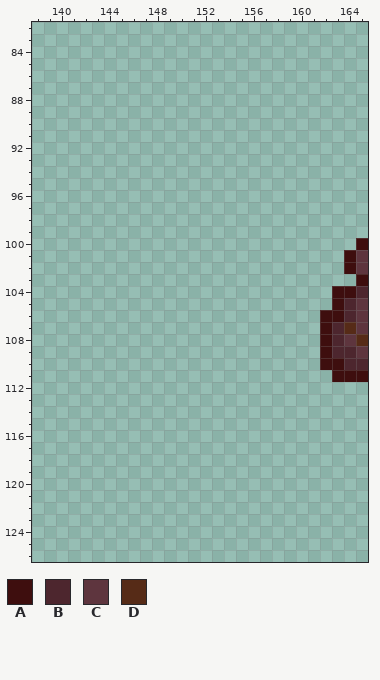
Pixel-art file -- Assets/Sprites/Tileset/furniture_1.aseprite. That is the earlier state.
500x500 pixels, 1 frame. Colours within 5 levels of each other are drawn and written as one. Shown: x 138..165, y 82..126. The old version is drawn lined up with the new one.
Palette (. is transparent): A #3e0e0e  B #4d262e  C #5e353e  D #562b17
Pixels before, first column x 162:
100 ...A
101 ..AC
102 ..AC
103 ...A
104 .AAB
105 .ABC
106 AABC
107 ABDC
108 ABCD
109 ABBC
110 AABB
111 .AAA
New version:
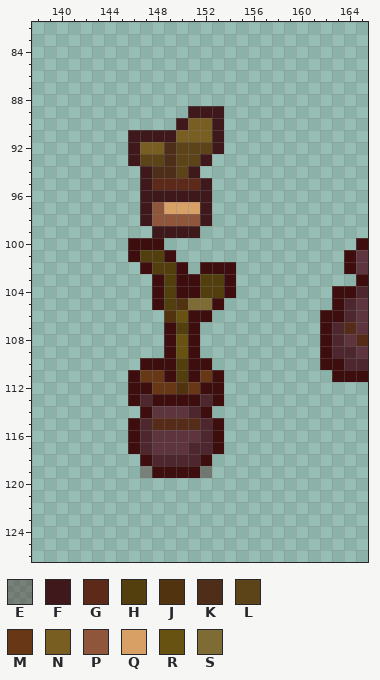
Colours new in this view: E #3e0e0e59  F #3e181b  G #5d2918  H #533f0d  J #523310  K #4e2e19  L #5d4318  M #673716  N #795e21  P #8f563b  Q #d9a066  R #675211  S #7e6c34
Change:
{"change": "drawings rearranged on the sheet (the old picture shows each at its new place; 2 dropped ones are not shown)"}
{"y":89,"x":151,"old":"...","new":"FFF"}
{"y":90,"x":150,"old":"....","new":"FNNF"}
{"y":91,"x":146,"old":"........","new":"FFFFNNNF"}
{"y":92,"x":146,"old":"........","new":"FNNKLLLF"}
{"y":93,"x":146,"old":".......","new":"FLLKLLF"}
{"y":94,"x":147,"old":".....","new":"FKKLF"}
{"y":95,"x":147,"old":"......","new":"FGGGGF"}
{"y":96,"x":147,"old":"......","new":"FFFFFF"}
{"y":97,"x":147,"old":"......","new":"FPQQQF"}
{"y":98,"x":147,"old":"......","new":"FPPPPF"}
{"y":99,"x":148,"old":"....","new":"FFFF"}
{"y":100,"x":146,"old":"...","new":"AAA"}
{"y":101,"x":146,"old":"....","new":"AHHA"}
{"y":102,"x":147,"old":"....","new":"AHHA"}
{"y":102,"x":152,"old":"...","new":"AAA"}
{"y":103,"x":148,"old":".......","new":"AHAAHHA"}
{"y":104,"x":148,"old":".......","new":"AHAAHHA"}
{"y":105,"x":148,"old":"......","new":"AHJSSA"}
{"y":106,"x":149,"old":"....","new":"JRAA"}
{"y":107,"x":149,"old":"...","new":"AHA"}
{"y":108,"x":149,"old":"...","new":"ARA"}
{"y":109,"x":149,"old":"...","new":"ARA"}
{"y":110,"x":147,"old":"......","new":"AAAHAA"}
{"y":111,"x":146,"old":"........","new":"AMMAHAMA"}
{"y":112,"x":146,"old":"........","new":"AAMMJMAA"}
{"y":113,"x":146,"old":"........","new":"ABAAAABA"}
{"y":114,"x":147,"old":"......","new":"ACCCBA"}
{"y":115,"x":146,"old":"........","new":"ABDDDDBA"}
{"y":116,"x":146,"old":"........","new":"ABCCCCBA"}
{"y":117,"x":146,"old":"........","new":"ABCCCBBA"}
{"y":118,"x":147,"old":"......","new":"ABBBBA"}
{"y":119,"x":147,"old":"......","new":"EAAAAE"}
{"label":"added","picture_box":[128,106,236,478]}
